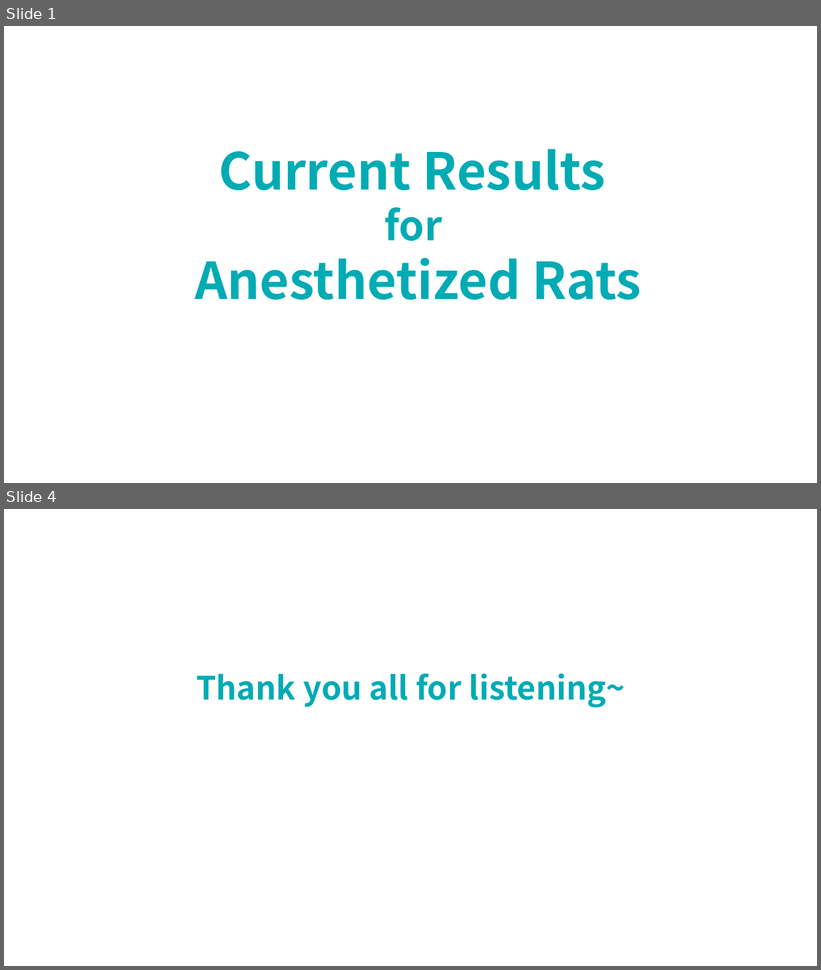
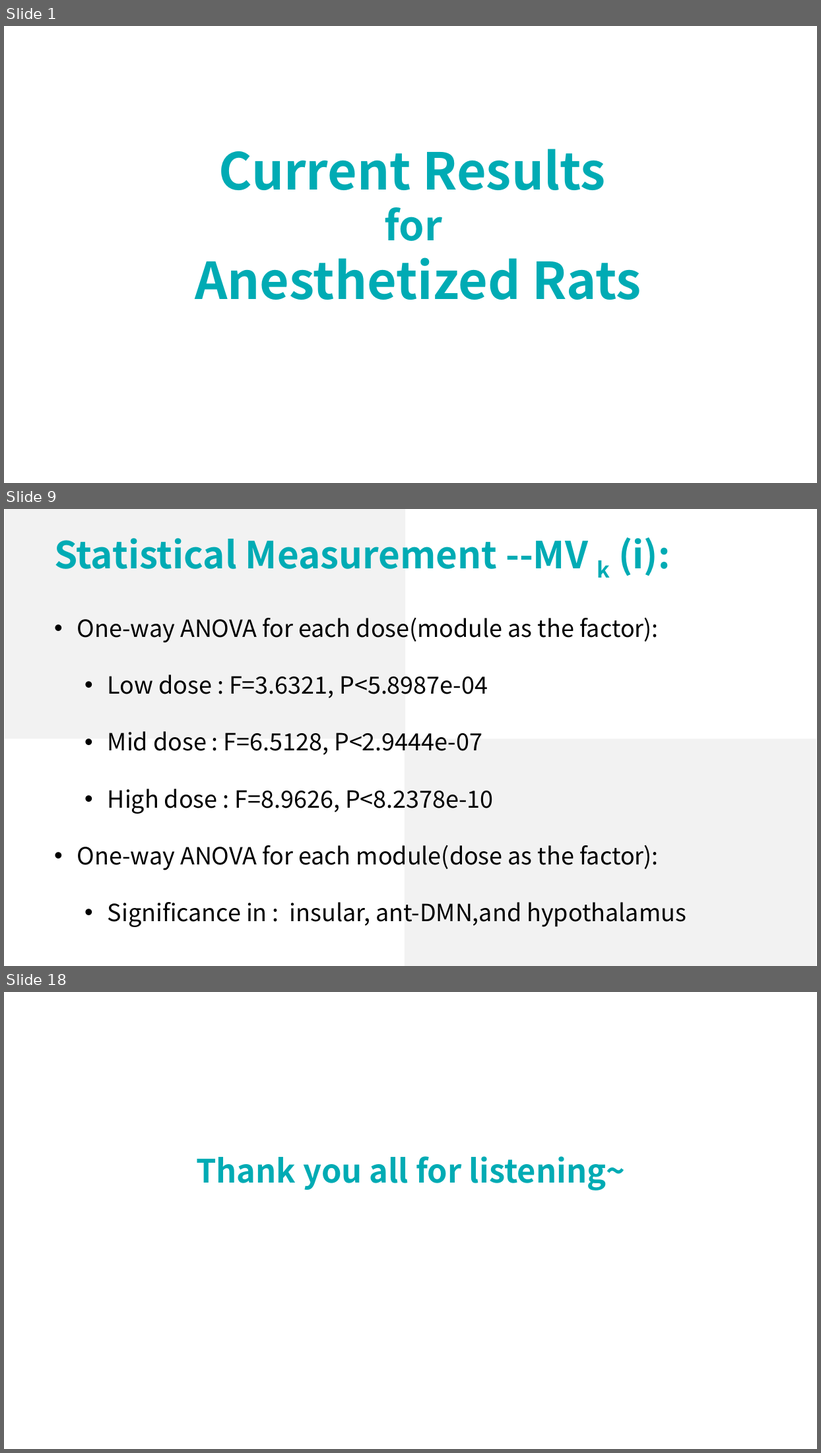
Before and after one commit to lsyoath/sheepy, a slide deck: Work/CurrentResults.pptx. Shown one above the other, each under a label of ours: slides 1 and 4 before the commit, slides 1, 9 and 18 after it; the slides between them are not shown. The pictures are 821x970 and 821x1453 pixels, drawn with LibreOffice and Linux fonts; fonts in the diff are those of the drawing. Boxes give left, top, right and bottom in pixels: in the first picture for what was removed or moved away, otherwise in the second. Text is boxed around its words. In the diff, an @@ line names an element or a change of style, - is before the commit and + after.

```diff
--- a/Work/CurrentResults.pptx
+++ b/Work/CurrentResults.pptx
@@ slide 9 added at [4, 509, 817, 966], background #FFFFFF @@
@@ rectangle added at [5, 509, 405, 739], fill #F2F2F2 @@
@@ text added at [54, 537, 670, 578], 44 pt, text #00ABB4, bold @@
+  Statistical Measurement --MV k (i):
@@ text added at [77, 617, 686, 927], 28 pt, text #000000 @@
+• One-way ANOVA for each dose(module as the factor):
+  • Low dose : F=3.6321, P<5.8987e-04
+  • Mid dose : F=6.5128, P<2.9444e-07
+  • High dose : F=8.9626, P<8.2378e-10
+• One-way ANOVA for each module(dose as the factor):
+  • Significance in : insular, ant-DMN,and hypothalamus
@@ rectangle added at [405, 739, 816, 966], fill #F2F2F2 @@
@@ what was slide 4 is now slide 18 @@
```
Also in this commit, not shown: 15 other slides added, 2 slides removed.
